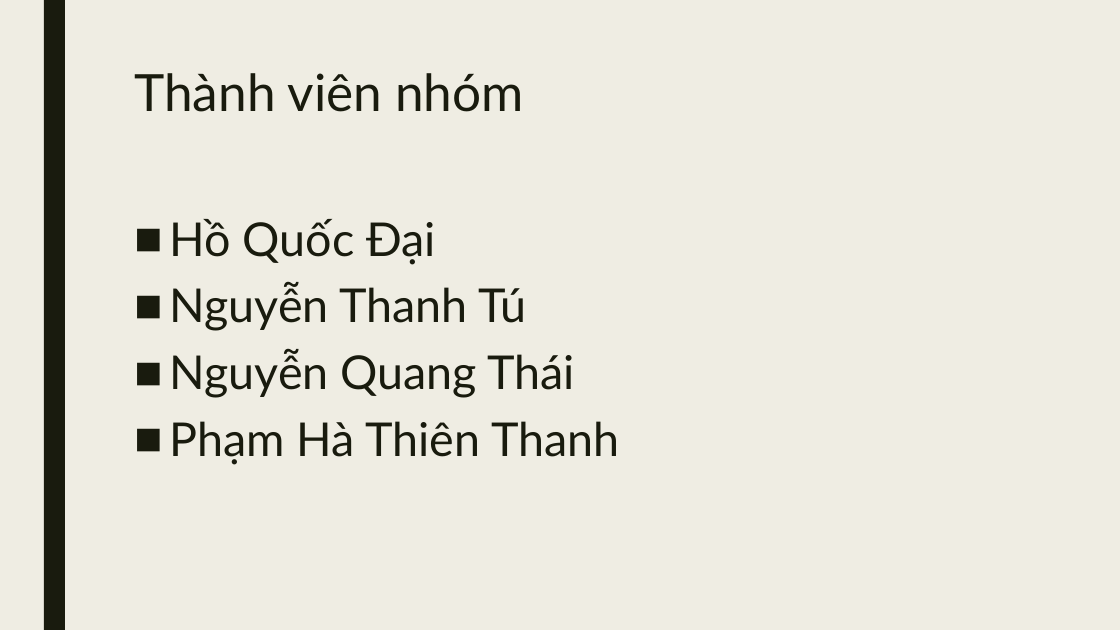
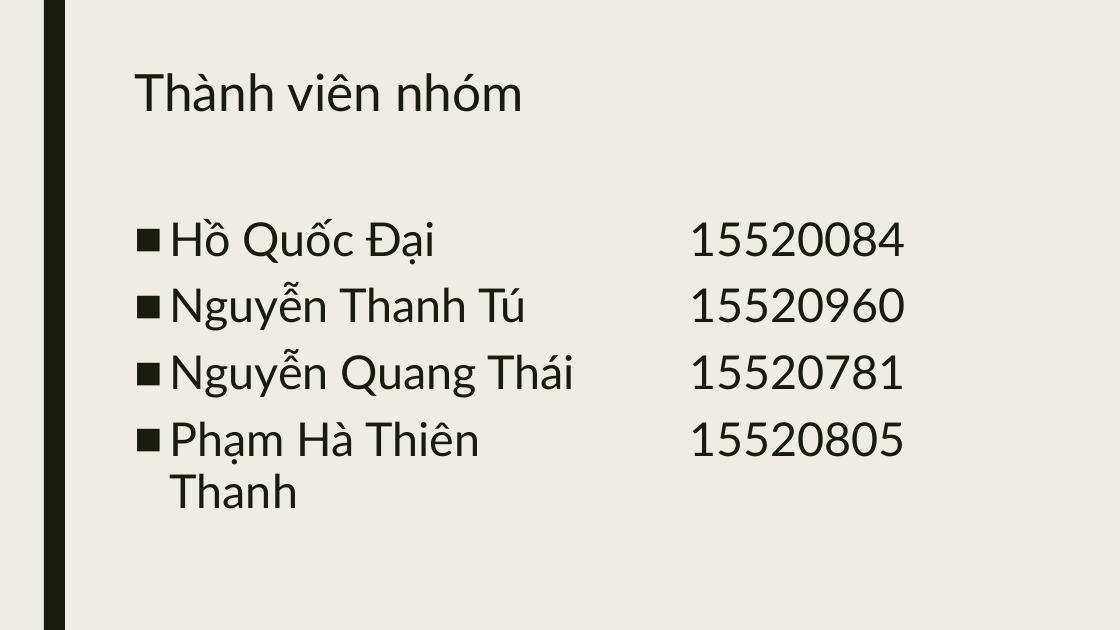
Before and after one commit to znqt/LTM_Proj, a slide deck: slide 2 of Load balancing.pptx. Drawn at 1120x630 pixels with LibreOffice and Linux fonts; fonts in the diff are those of the drawing. Boxes give left, top, right and bottom in pixels: in the first picture for what was removed or moved away, otherwise in the second. Text is boxed around its words. In the diff, an @@ line names an element or a change of style, - is before the commit and + after.

```diff
--- a/Load balancing.pptx
+++ b/Load balancing.pptx
@@ text "Hồ Quốc Đại" rewrapped from [170,219,619,465] to [170,219,576,509] @@
@@ text added at [689,222,905,457], 40 pt, text #191B0E @@
+15520084
+15520960
+15520781
+15520805
```
Also in this commit, not shown: 3 other slides changed, 7 slides added, 4 slides removed.
